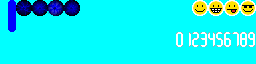
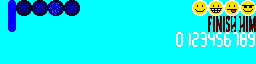
Revision of a layered 256×64 image; what changed, layer by layer:
painted on "Foreground" over [16, 0, 256, 32]
